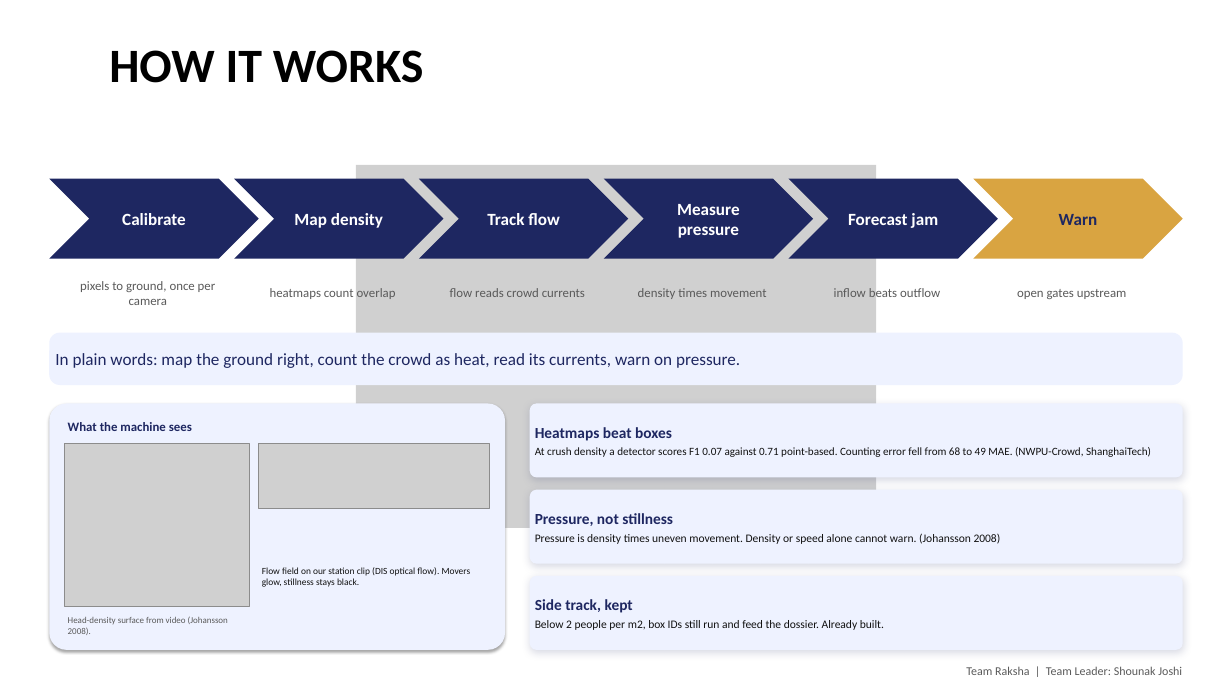
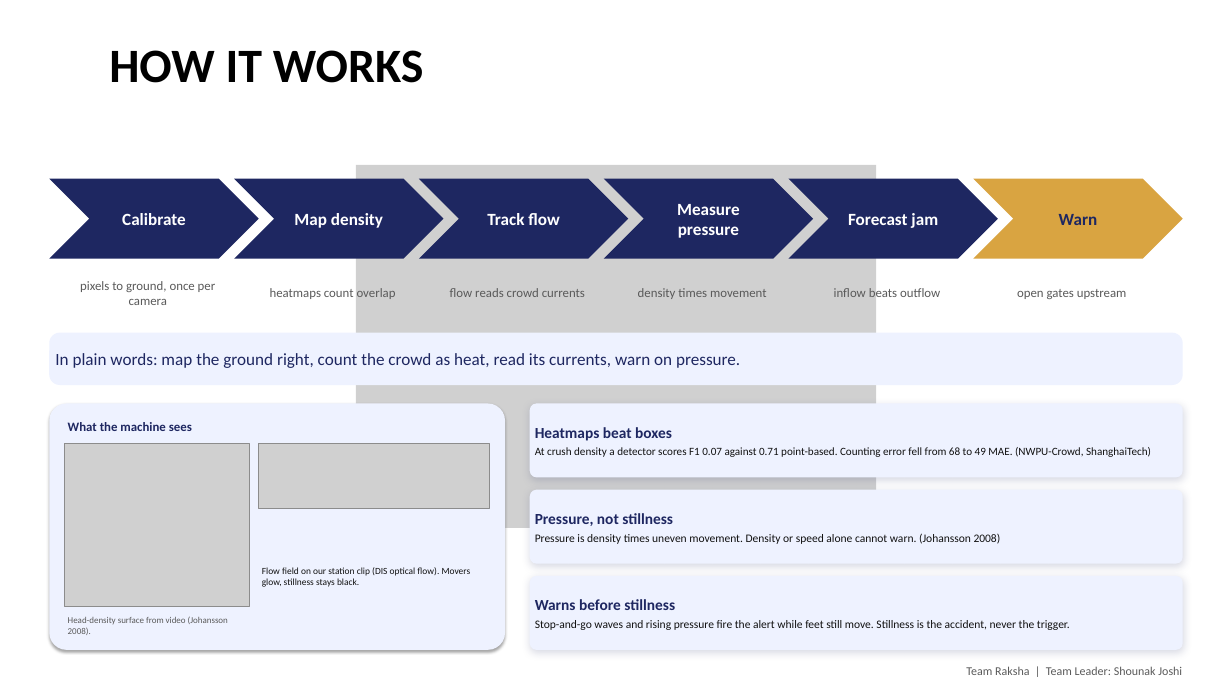
Before and after one commit to shounakjoshi88-a11y/raksha-crowd-safety-hackathon, a slide deck: slide 3 of deck/Raksha_Hackathon2026_Simplified.pptx. Drawn at 1232x693 pixels with LibreOffice and Linux fonts; fonts in the diff are those of the drawing; grey boxes stand for pictures. Boxes give left, top, right and bottom in pixels: in the first picture for what was removed or moved away, otherwise in the second. Text is boxed around its words. In the diff, an @@ line names an element or a change of style, - is before the commit and + after.

Commit message:
fix: remove side-track box, ring-buffer evidence logic, PTZ fallback

```diff
--- a/deck/Raksha_Hackathon2026_Simplified.pptx
+++ b/deck/Raksha_Hackathon2026_Simplified.pptx
@@ text in rounded rectangle at [535, 599, 1070, 630]: text changed @@
-Side track, kept
-Below 2 people per m2, box IDs still run and feed the dossier. Already built.
+Warns before stillness
+Stop-and-go waves and rising pressure fire the alert while feet still move. Stillness is the accident, never the trigger.
```
Also in this commit, not shown: 2 other slides changed, 2 other files.
